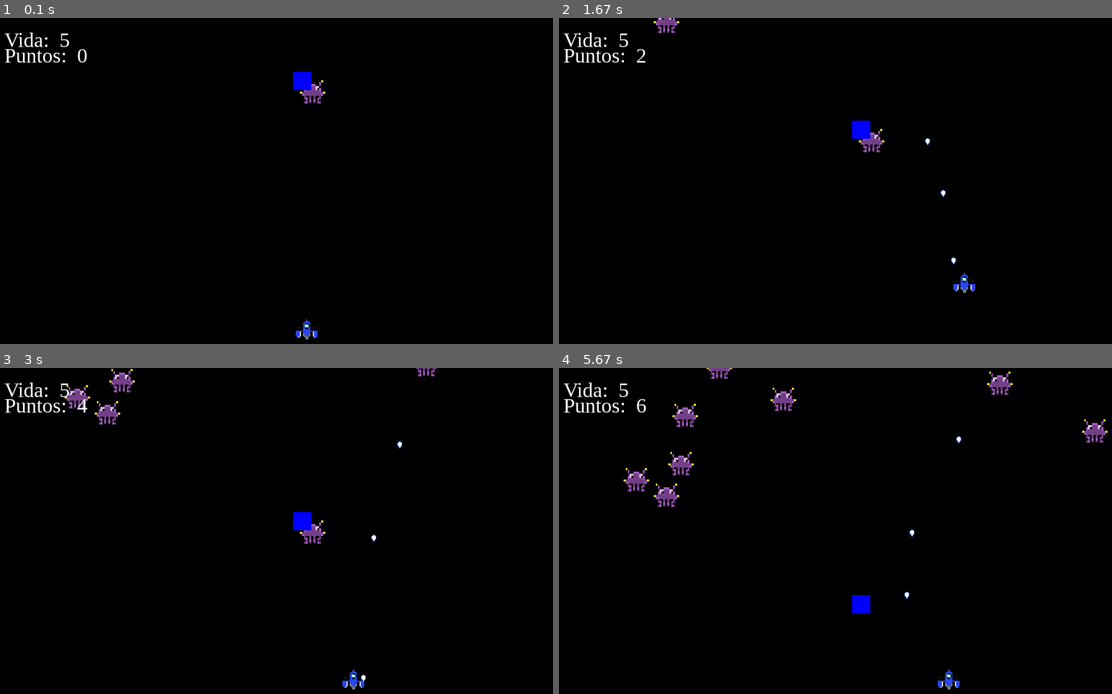
Above: before the commit, frames 1-4 (two rows, left to right).
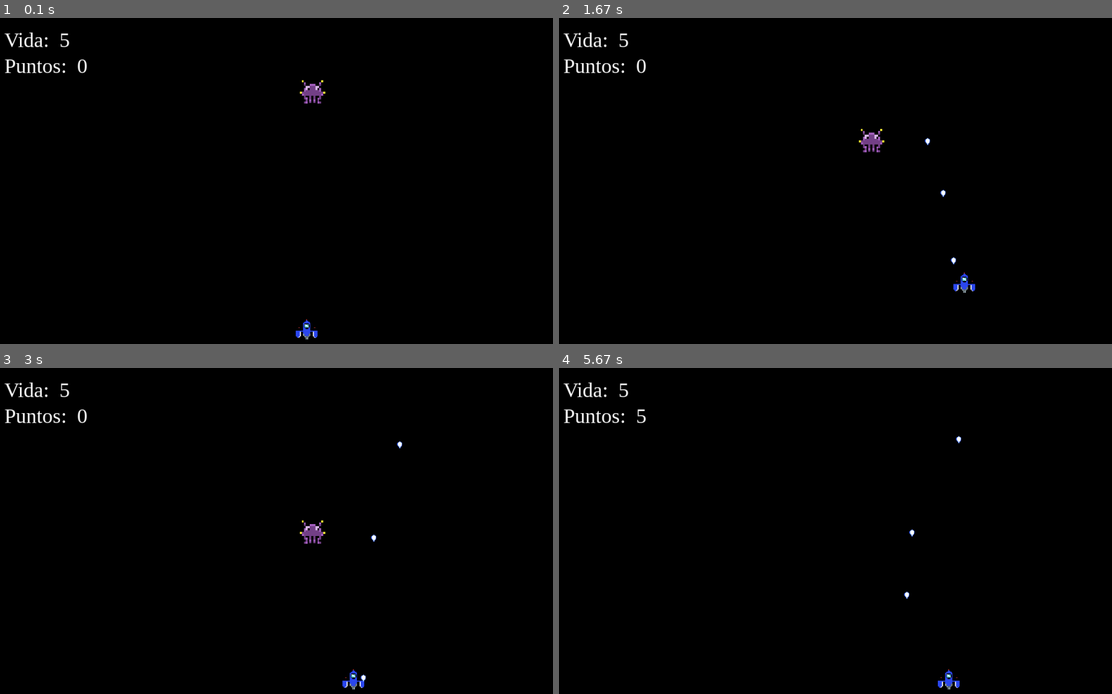
Above: after the commit, the same moments.

Repository: alejo1426/Juego_Python
Game: pygame game, started from pygame1.py
Same seed, same stepped clock (60 frames per second), same inputs: the game is played once before the commit and once after it.
Inputs:
- Up to frame 1 (0.1 s): no input
- Up to frame 2 (1.67 s): tap Space at 0.33, 0.73, 1.03, 1.23, 1.57 s; hold D 0.67-1.13 s; hold W 1.17-1.47 s; hold D from 1.5 s (still down)
- Up to frame 3 (3 s): tap Space at 1.87, 2.07, 2.37, 2.63, 2.97 s; release D at 1.97 s; hold A 2-2.53 s; hold S 2.57-2.87 s; hold A from 2.9 s (still down)
- Up to frame 4 (5.67 s): tap Space at 3.27, 3.4, 3.8, 4.1, 4.47, 4.87, 5.17, 5.37 s; release A at 3.3 s; hold W 3.33-3.7 s; hold D 3.73-4.37 s; hold S 4.4-4.77 s; hold A 4.8-5.27 s; hold D from 5.3 s (still down)

The runs differ from the first frame. In frame 1, 0.6% of the frame differs, in the area x 0-57%, y 9-23%; in frame 2, 0.8%; in frame 3, 1.2%; in frame 4, 2.0%, in the area x 0-100%, y 0-76%.

Commit message:
Power up y errores

Diff:
--- a/bala.py
+++ b/bala.py
@@ -9,13 +9,12 @@
         self.speed = 10
         self.color = "white"
         self.rect = pygame.Rect(self.x, self.y,self.ancho, self.alto )
-        self.imagen = pygame.image.load("imagenes/laser1.png") #cargar imagen
-        self.imagen = pygame.transform.scale(self.imagen, (self.ancho, self.alto)) #dimensionar imagen en tamaño del rectangulo
+        self.imagen = pygame.image.load("imagenes/laser1.png")  # Cargar imagen
+        self.imagen = pygame.transform.scale(self.imagen, (self.ancho, self.alto))  # Escalar imagen
 
     def dibujar(self, ventana):
-        self.rect = pygame.Rect(self.x, self.y,self.ancho, self.alto )
-        #pygame.draw.rect(ventana, self.color, self.rect)
-        ventana.blit(self.imagen, (self.x, self.y)) #poner imagen sobre rectangulo
+        ventana.blit(self.imagen, (self.x, self.y))  # Dibuja la bala
 
-    def movimiento (self):
+    def movimiento(self):
         self.y -= self.speed
+        self.rect.y = self.y  # Actualiza la posición del rectángulo
--- a/enemyZ1.py
+++ b/enemyZ1.py
@@ -7,16 +7,14 @@
         self.ancho = 75
         self.alto = 75
         self.speed = 1
-        self.color = "Blue"
-        self.rect = pygame.Rect(self.x, self.y,self.ancho, self.alto )
-        self.imagen = pygame.image.load("imagenes/enemigo1.png") #cargar imagen
-        self.imagen = pygame.transform.scale(self.imagen, (self.ancho, self.alto)) #dimensionar imagen en tamaño del rectangulo
+        self.rect = pygame.Rect(self.x, self.y, self.ancho, self.alto)
+        self.imagen = pygame.image.load("imagenes/enemigo1.png")  # Cargar imagen
+        self.imagen = pygame.transform.scale(self.imagen, (self.ancho, self.alto))  # Escalar imagen
         self.vida = 3
 
     def dibujar(self, ventana):
-        self.rect = pygame.Rect(self.x, self.y,self.ancho, self.alto )
-        #pygame.draw.rect(ventana, self.color, self.rect)
-        ventana.blit(self.imagen, (self.x, self.y)) #poner imagen sobre rectangulo
+        ventana.blit(self.imagen, (self.x, self.y))  # Dibuja el enemigo
 
-    def move (self):
+    def move(self):
         self.y += self.speed
+        self.rect.y = self.y  # Actualiza la posición del rectángulo
--- a/powerup.py
+++ b/powerup.py
@@ -1,4 +1,5 @@
 import pygame
+import random
 
 class item:
     def __init__(self, posi_x, posi_y):
@@ -7,13 +8,13 @@
         self.ancho = 35
         self.alto = 35
         self.speed = 1
-        self.color = "Blue"
-        self.rect = pygame.Rect(self.x, self.y,self.ancho, self.alto )
-        self.vida = 3
+        self.tipo = random.randint(1,2)
+        self.color = "Red" if self.tipo == 1 else "Blue"
+        self.rect = pygame.Rect(self.x, self.y, self.ancho, self.alto)
 
     def dibujar(self, ventana):
-        self.rect = pygame.Rect(self.x, self.y,self.ancho, self.alto )
-        pygame.draw.rect(ventana, self.color, self.rect)
+        pygame.draw.rect(ventana, self.color, self.rect)  # Dibuja el power-up
 
-    def move (self):
+    def move(self):
         self.y += self.speed
+        self.rect.y = self.y  # Actualiza la posición del rectángulo
--- a/puntuaciones.txt
+++ b/puntuaciones.txt
@@ -9,3 +9,5 @@
 parchon - 121
 Cachon - 274
 & C:/Python312/python.exe c:/Users/ALEJO/Juego_Python/pygame1.py - 0
+& C:/Python312/python.exe c:/Users/ALEJO/Juego_Python/pygame1.py - 11
+& C:/Python312/python.exe c:/Users/ALEJO/Juego_Python/pygame1.py - 3
--- a/pygame1.py
+++ b/pygame1.py
@@ -2,7 +2,7 @@
 from pj import Nave
 from enemyZ1 import EnemyZ1
 from bala import Bala
-from powerup import item
+from powerup import item  # Asegúrate de que el nombre de la clase esté en minúscula como en tu código original
 import random
 
 pygame.init()
@@ -29,66 +29,88 @@
 
 vida = 5
 puntos = 0
-
+mostrar_mensaje_full = False  # Variable para mostrar el mensaje de "Full"
+tiempo_mensaje_full = 0  # Tiempo en el que se muestra el mensaje
+
+# Variables de tiempo
 tiempo_pasado = 0
-tiempo_entre_enemigos = 500
-tiempo_entre_power = 700
+ultima_aparicion_powerup = 0  # Tiempo de la última aparición de power-up
+tiempo_entre_powerups = 20000  # 20 segundos en milisegundos
+tiempo_entre_enemigos = 5000  # 5 segundos al principio
+tiempo_entre_enemigos_base = 5000  # 5 segundos base
+ultima_aparicion_enemigos = 0  # Tiempo de la última aparición de enemigos
 
 # Crear la nave
 cubo = Nave(ANCHO / 2, ALTO - 75)
 
+# Listas de enemigos y balas
 enemigos = []
 balas = []
-items = []
 
 ultima_bala = 0
 tiempo_entre_balas = 100
 
+# Inicializar un power-up (vacío al inicio)
+powerup = None
+
+# Agregar un enemigo inicial
 enemigos.append(EnemyZ1(ANCHO / 2, 100))
-items.append(item(ANCHO / 2, 100))
 
 def crear_bala():
     global ultima_bala
 
     if pygame.time.get_ticks() - ultima_bala > tiempo_entre_balas:
-       balas.append(Bala(cubo.rect.centerx, cubo.rect.centery))
-       ultima_bala = pygame.time.get_ticks()
-       Sonido_Disparo.play()
+        balas.append(Bala(cubo.rect.centerx, cubo.rect.centery))
+        ultima_bala = pygame.time.get_ticks()
+        Sonido_Disparo.play()
 
 def gestionar_teclas(teclas):
     if teclas[pygame.K_w]:
-        cubo.y -= cubo.speed
+        if cubo.y >= 0:
+            cubo.y -= cubo.speed
     if teclas[pygame.K_s]:
-        cubo.y += cubo.speed
+        if cubo.y + cubo.alto <= ALTO:
+            cubo.y += cubo.speed
     if teclas[pygame.K_a]:
-        cubo.x -= cubo.speed
+        if cubo.x >= 0:
+            cubo.x -= cubo.speed
     if teclas[pygame.K_d]:
-        cubo.x += cubo.speed
+        if cubo.x + cubo.ancho <= ANCHO:
+            cubo.x += cubo.speed
     if teclas[pygame.K_SPACE]:
         crear_bala()
 
-
 while jugando and vida > 0:
-
     tiempo_pasado += reloj.tick(FPS)
 
-    if tiempo_pasado > tiempo_entre_enemigos:
-        enemigos.append(EnemyZ1(random.randint(0,ANCHO),-100))
-        tiempo_pasado = 0
-
-    if tiempo_pasado > tiempo_entre_power:
-        items.append(item(random.randint(0,ANCHO), -100))
-        tiempo_pasado = 0
+    # Ajustar el tiempo de aparición de los enemigos según el tiempo transcurrido
+    if tiempo_pasado > 15000 and tiempo_entre_enemigos == 5000:
+        tiempo_entre_enemigos = 3000  # Cambiar a 3 segundos después de 15 segundos
+        ultima_aparicion_enemigos = pygame.time.get_ticks()  # Resetear el tiempo de aparición
+    elif tiempo_pasado > 30000 and tiempo_entre_enemigos == 3000:
+        tiempo_entre_enemigos = 1000  # Cambiar a 1 segundo después de otros 15 segundos
+        ultima_aparicion_enemigos = pygame.time.get_ticks()  # Resetear el tiempo de aparición
+
+    # Lógica para generar enemigos
+    if pygame.time.get_ticks() - ultima_aparicion_enemigos > tiempo_entre_enemigos:
+        # Generar enemigo dentro de los bordes laterales de la ventana
+        x_pos = random.randint(0, ANCHO - 50)  # Ajustar para que no se salga de los bordes
+        enemigos.append(EnemyZ1(x_pos, -100))  # Generar enemigo
+        ultima_aparicion_enemigos = pygame.time.get_ticks()  # Actualizar el tiempo de aparición
+
+        # Ajustar el tiempo entre enemigos para la próxima aparición
+        tiempo_entre_enemigos = random.randint(1000, tiempo_entre_enemigos_base)
+
+    # Verificar si es momento de generar un power-up
+    if pygame.time.get_ticks() - ultima_aparicion_powerup > tiempo_entre_powerups:
+        powerup = item(random.randint(0, ANCHO - 35), random.randint(0, ALTO - 35))
+        ultima_aparicion_powerup = pygame.time.get_ticks()
 
     eventos = pygame.event.get()
-
     teclas = pygame.key.get_pressed()
 
     texto_vida = FUENTE.render(f"Vida:  {vida}", True, "white")
-
     texto_puntos = FUENTE.render(f"Puntos:  {puntos}", True, "white")
-
-
 
     gestionar_teclas(teclas)
 
@@ -99,53 +121,82 @@
     VENTANA.fill("black")
     cubo.dibujar(VENTANA)
 
-    for enemigo in enemigos:
+    # Dibujar y mover el power-up si existe
+    if powerup:
+        powerup.dibujar(VENTANA)
+        powerup.move()
+
+        # Verificar colisión entre el power-up y la nave
+        if pygame.Rect.colliderect(cubo.rect, powerup.rect):
+
+            if powerup.tipo == 1:
+                if vida < 6:  # Limitar la vida máxima a 6
+                    vida += 1  # Efecto del power-up (puedes personalizarlo)
+                else:
+                    # Mostrar el mensaje de "Full" si la vida ya está en el máximo
+                    mostrar_mensaje_full = True
+                    tiempo_mensaje_full = pygame.time.get_ticks()
+                powerup = None  # Eliminar el power-up después de recogerlo
+            elif powerup.tipo == 2:
+                cubo.speed += 1
+                powerup = None
+        # Verificar si el power-up ha salido de la pantalla
+        if powerup and powerup.y > ALTO:
+            powerup = None  # Eliminar el power-up
+
+    # Mostrar mensaje de "Full" si está activo y no ha pasado el tiempo límite
+    if mostrar_mensaje_full:
+        if pygame.time.get_ticks() - tiempo_mensaje_full < 2000:  # Mostrar durante 2 segundos
+            texto_full = FUENTE.render("Full", True, "yellow")
+            VENTANA.blit(texto_full, (20, 90))
+        else:
+            mostrar_mensaje_full = False  # Dejar de mostrar el mensaje después de 2 segundos
+
+    # Actualizar y dibujar enemigos
+    for enemigo in enemigos[:]:  # Usar una copia de la lista para evitar problemas al eliminar
         enemigo.dibujar(VENTANA)
         enemigo.move()
 
         if pygame.Rect.colliderect(cubo.rect, enemigo.rect):
             vida -= 1
-            print(f"te cagaste {vida} las vidas")
-            enemigos.remove(enemigo)
+            print(f"Te golpearon, vidas restantes: {vida}")
+            if enemigo in enemigos:
+                enemigos.remove(enemigo)
 
         if enemigo.y > ALTO:
             puntos += 1
-            enemigos.remove(enemigo)
+            if enemigo in enemigos:
+                enemigos.remove(enemigo)
 
         for bala in balas:
             if pygame.Rect.colliderect(bala.rect, enemigo.rect):
                 enemigo.vida -= 1
                 balas.remove(bala)
-                puntos += 1
-
-        if enemigo.vida <= 0:
-            Sonido_MuerteEnemy.play()
-            enemigos.remove(enemigo)
-
-    for bala in balas:
+
+            if enemigo.vida <= 0:
+                Sonido_MuerteEnemy.play()
+                if enemigo in enemigos:
+                    enemigos.remove(enemigo)
+                    puntos += 5
+
+    # Actualizar y dibujar balas
+    for bala in balas[:]:  # Usar una copia de la lista
         bala.dibujar(VENTANA)
         bala.movimiento()
 
-    for power in items:
-        power.dibujar(VENTANA)
-        power.move()
-
-
-
-    VENTANA.blit(texto_vida, (20,20))
-    VENTANA.blit(texto_puntos, (20,50))
+        if bala.y < 0:
+            balas.remove(bala)
+
+    VENTANA.blit(texto_vida, (20, 20))
+    VENTANA.blit(texto_puntos, (20, 70))
 
     pygame.display.update()
 
 Sonido_Muertepj.play()
 pygame.quit()
 
-
-nombre = input ("Introduce tu nombre:  ")
-
+nombre = input("Introduce tu nombre:  ")
 with open('puntuaciones.txt', 'a') as archivo:
-
-
     archivo.write(f"{nombre} - {puntos}\n")
 
 quit()
